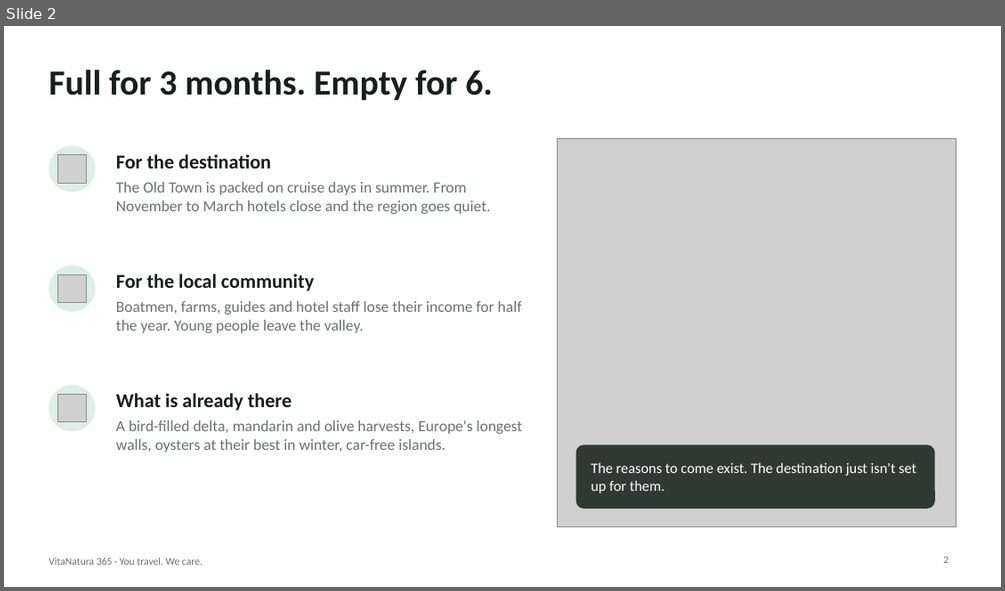
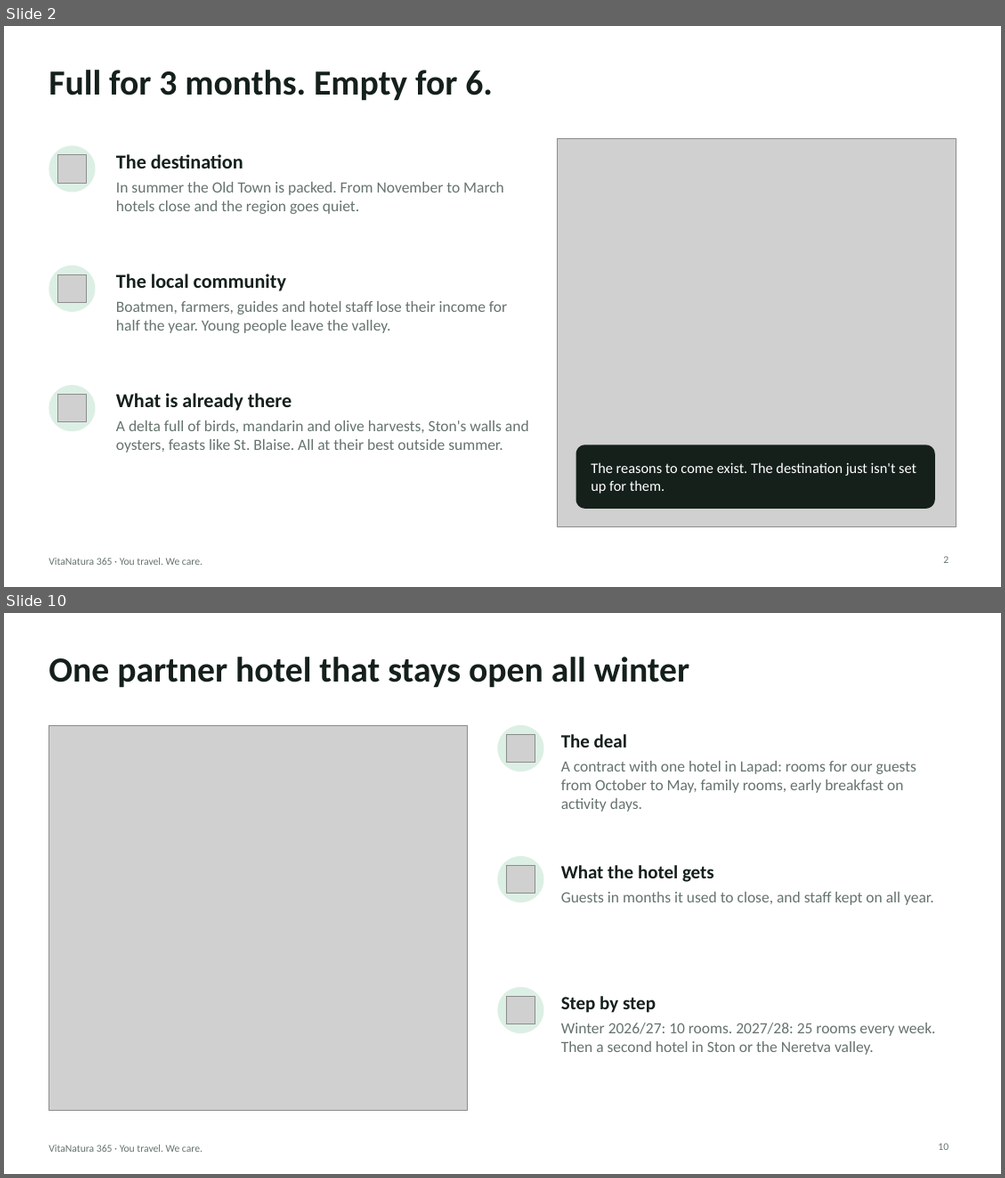
Before and after one commit to dk129213/VitaNatura, a slide deck: presentation/VitaNatura365-pitch.pptx. Shown one above the other, each under a label of ours: slide 2 before the commit, slides 2 and 10 after it; the slides between them are not shown. The pictures are 1005x591 and 1005x1178 pixels, drawn with LibreOffice and Linux fonts; fonts in the diff are those of the drawing; grey boxes stand for pictures. Boxes give left, top, right and bottom in pixels: in the first picture for what was removed or moved away, otherwise in the second. Text is boxed around its words. In the diff, an @@ line names an element or a change of style, - is before the commit and + after.

```diff
--- a/presentation/VitaNatura365-pitch.pptx
+++ b/presentation/VitaNatura365-pitch.pptx
@@ slide 10 added at (4, 613, 1001, 1174), background #FFFFFF; not listed: 1 template element that a slide beside it also shows @@
@@ title added at (48, 657, 689, 688), 34 pt, text #15201B, bold @@
+One partner hotel that stays open all winter
@@ picture added at (48, 725, 468, 1111) @@
@@ ellipse added at (498, 725, 544, 771), fill #DCEFE5 @@
@@ picture added at (507, 734, 534, 762) @@
@@ text added at (561, 734, 627, 747), 18 pt, text #15201B, bold @@
+The deal
@@ text added at (561, 761, 916, 811), 15 pt, text #66746D @@
+A contract with one hotel in Lapad: rooms for our guests from October to May, family rooms, early breakfast on activity days.
@@ ellipse added at (498, 856, 544, 902), fill #DCEFE5 @@
@@ picture added at (507, 865, 534, 892) @@
@@ text added at (561, 865, 714, 882), 18 pt, text #15201B, bold @@
+What the hotel gets
@@ text added at (561, 892, 934, 905), 15 pt, text #66746D @@
+Guests in months it used to close, and staff kept on all year.
@@ ellipse added at (498, 987, 544, 1033), fill #DCEFE5 @@
@@ picture added at (507, 996, 534, 1023) @@
@@ text added at (561, 996, 655, 1013), 18 pt, text #15201B, bold @@
+Step by step
@@ text added at (561, 1022, 936, 1054), 15 pt, text #66746D @@
+Winter 2026/27: 10 rooms. 2027/28: 25 rooms every week. Then a second hotel in Ston or the Neretva valley.
@@ page number added at (938, 1143, 948, 1150), 10 pt, text #66746D @@
+10
@@ slide 2 changed as well @@
@@ text at (116, 154, 243, 168): text changed @@
-For the destination
+The destination
@@ text at (116, 182, 504, 214): text changed @@
-The Old Town is packed on cruise days in summer. From November to March hotels close and the region goes quiet.
+In summer the Old Town is packed. From November to March hotels close and the region goes quiet.
@@ text at (116, 273, 286, 291): text changed @@
-For the local community
+The local community
@@ text at (116, 301, 507, 333): text changed @@
-Boatmen, farms, guides and hotel staff lose their income for half the year. Young people leave the valley.
+Boatmen, farmers, guides and hotel staff lose their income for half the year. Young people leave the valley.
@@ text at (116, 420, 529, 452): text changed @@
-A bird-filled delta, mandarin and olive harvests, Europe's longest walls, oysters at their best in winter, car-free islands.
+A delta full of birds, mandarin and olive harvests, Ston's walls and oysters, feasts like St. Blaise. All at their best outside summer.
@@ rounded rectangle at (576, 445, 935, 508): fill #15201B at 85% opacity to #15201B; proportions changed @@
```
Also in this commit, not shown: 2 other slides changed, 8 other slides added, 8 slides removed, 5 other files.
